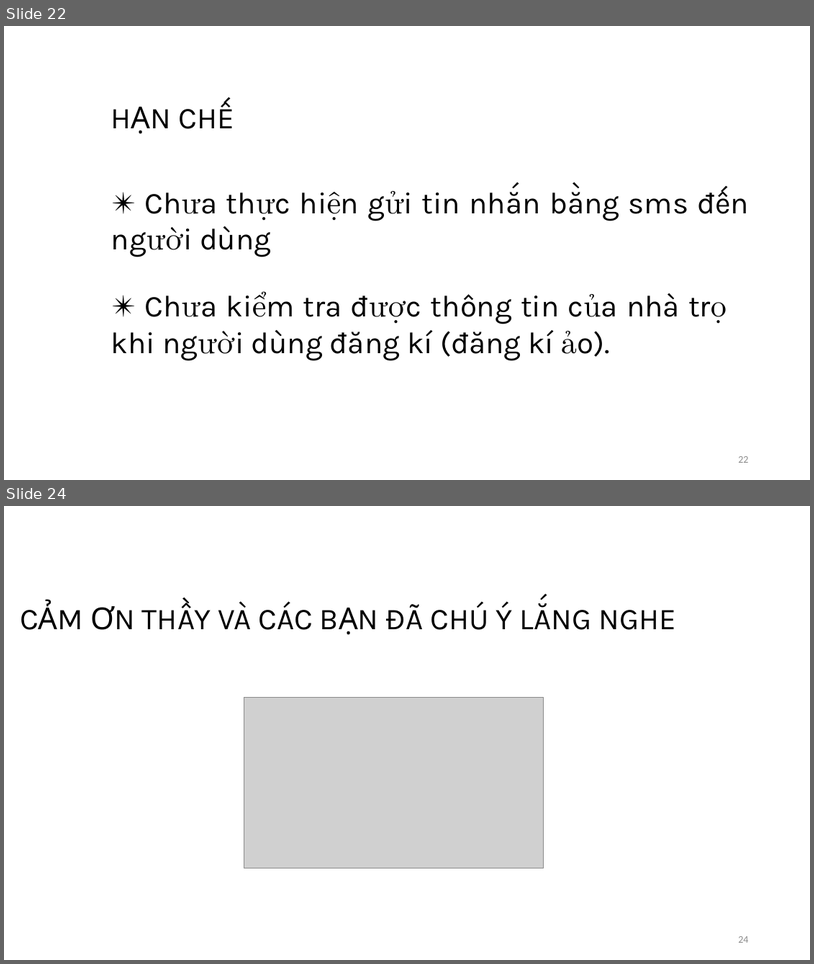
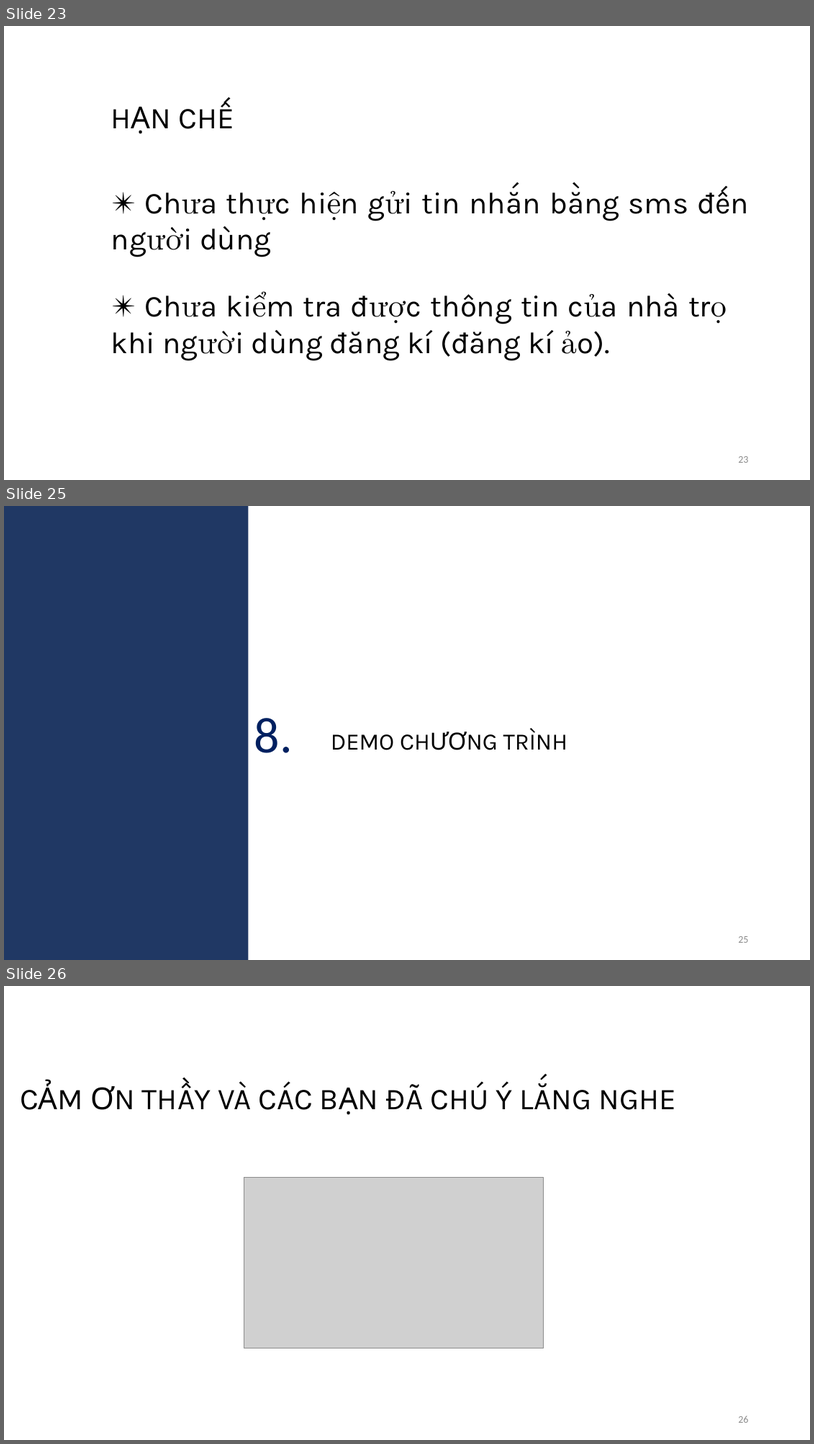
Before and after one commit to minhynguyen/luanvan, a slide deck: LVTN.pptx. Shown one above the other, each under a label of ours: slides 22 and 24 before the commit, slides 23, 25 and 26 after it; the slides between them are not shown. The pictures are 814x964 and 814x1444 pixels, drawn with LibreOffice and Linux fonts; fonts in the diff are those of the drawing; grey boxes stand for pictures. Boxes give left, top, right and bottom in pixels: in the first picture for what was removed or moved away, otherwise in the second. Text is boxed around its words. In the diff, an @@ line names an element or a change of style, - is before the commit and + after.

```diff
--- a/LVTN.pptx
+++ b/LVTN.pptx
@@ slide 25 added at <box>4,506,810,960</box>, background #FFFFFF @@
@@ rectangle added at <box>4,506,248,960</box>, fill #203864 @@
@@ text added at <box>255,718,293,753</box>, 60 pt, text #002060 @@
+8.
@@ text added at <box>331,728,568,750</box>, 28 pt, text #000000 @@
+DEMO CHƯƠNG TRÌNH
@@ page number added at <box>738,936,748,942</box>, 12 pt, text #8C8C8C @@
+25
@@ what was slide 22 is now slide 23 @@
@@ what was slide 24 is now slide 26 @@
@@ page number at <box>738,1416,748,1422</box>: text changed @@
-24
+26
```
Also in this commit, not shown: 5 slides changed, 1 other slide added.
